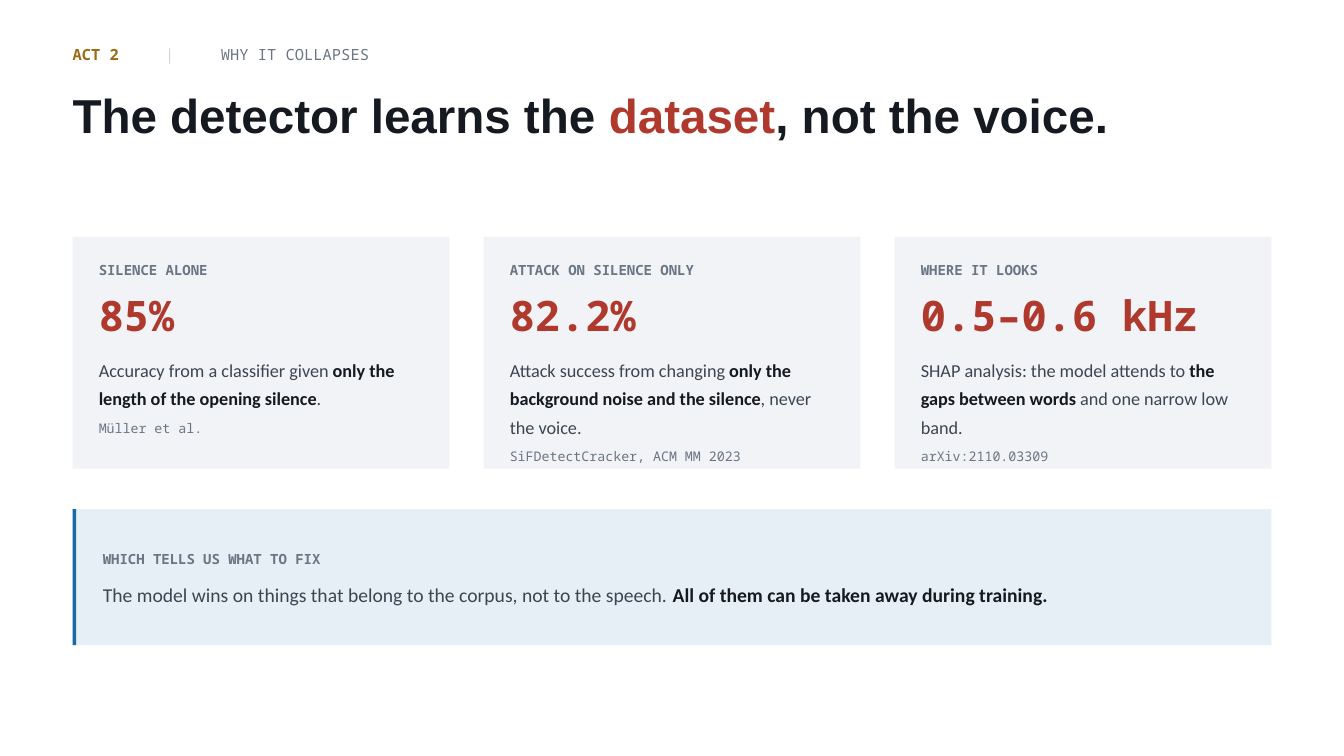
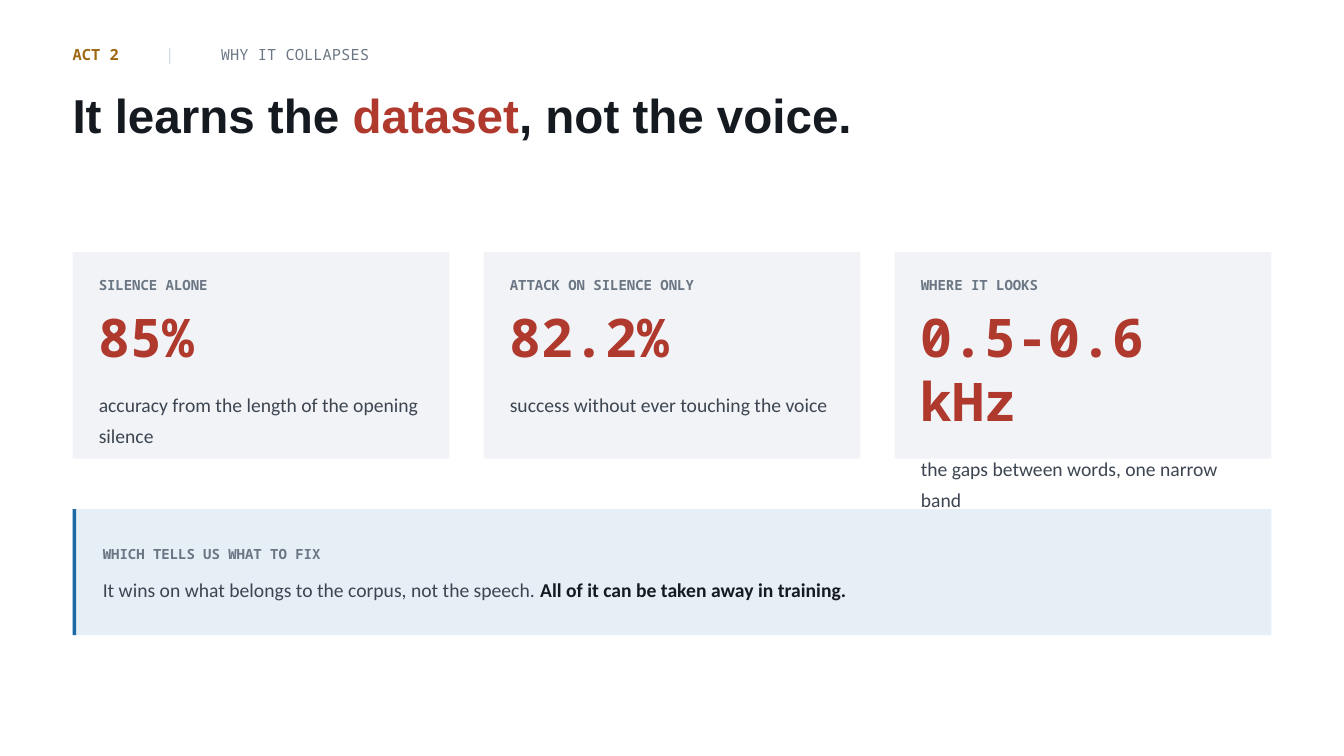
Before and after one commit to mertBiricik/vishing, a slide deck: slide 5 of slides/proposal.pptx. Drawn at 1344x756 pixels with LibreOffice and Linux fonts; fonts in the diff are those of the drawing. Boxes give left, top, right and bottom in pixels: in the first picture for what was removed or moved away, otherwise in the second. Text is boxed around its words. In the diff, an @@ line names an element or a change of style, - is before the commit and + after.

```diff
--- a/slides/proposal.pptx
+++ b/slides/proposal.pptx
@@ text at <box>73,98,852,141</box>: text changed @@
-The detector learns the dataset, not the voice.
+It learns the dataset, not the voice.
@@ rectangle: place and size @@
-rectangle at <box>73,237,450,469</box>
+rectangle at <box>73,252,450,459</box>
@@ rectangle: place and size @@
-rectangle at <box>484,237,861,469</box>
+rectangle at <box>484,252,861,459</box>
@@ rectangle: place and size @@
-rectangle at <box>895,237,1272,469</box>
+rectangle at <box>895,252,1272,459</box>
@@ text "SILENCE ALONE": place and size @@
-text "SILENCE ALONE" at <box>99,265,394,433</box>
+text "SILENCE ALONE" at <box>99,280,418,443</box>
@@ text "ATTACK ON SILENCE ONLY": place and size @@
-text "ATTACK ON SILENCE ONLY" at <box>510,265,811,463</box>
+text "ATTACK ON SILENCE ONLY" at <box>510,280,828,416</box>
@@ text "WHERE IT LOOKS": place and size @@
-text "WHERE IT LOOKS" at <box>921,265,1228,461</box>
+text "WHERE IT LOOKS" at <box>921,280,1217,507</box>
@@ text at <box>99,318,195,358</box>: size 30 to 38 pt in "85%"; more space between paragraphs @@
@@ text at <box>510,318,670,358</box>: size 30 to 38 pt in "82.2%"; more space between paragraphs @@
@@ text at <box>921,318,1217,507</box>: text changed; size 13 to 14 pt @@
-0.5–0.6 kHz
-SHAP analysis: the model attends to the gaps between words and one narrow low band.
-arXiv:2110.03309
+0.5-0.6 kHz
+the gaps between words, one narrow band
@@ text at <box>99,398,418,443</box>: text changed; size 13 to 14 pt; text colour #151A21 to #3C4551 @@
-Accuracy from a classifier given only the length of the opening silence.
-Müller et al.
+accuracy from the length of the opening silence
@@ text at <box>510,398,828,416</box>: text changed; size 13 to 14 pt @@
-Attack success from changing only the background noise and the silence, never the voice.
-SiFDetectCracker, ACM MM 2023
+success without ever touching the voice
@@ rectangle: place and size @@
-rectangle at <box>73,509,1271,645</box>
+rectangle at <box>73,509,1271,635</box>
@@ rectangle: place and size @@
-rectangle at <box>73,509,77,645</box>
+rectangle at <box>73,509,77,635</box>
@@ text at <box>103,583,846,601</box>: text changed @@
-The model wins on things that belong to the corpus, not to the speech. All of them can be taken away during training.
+It wins on what belongs to the corpus, not the speech. All of it can be taken away in training.
```
Also in this commit, not shown: 11 other slides changed, 1 slide added, 2 other files.
